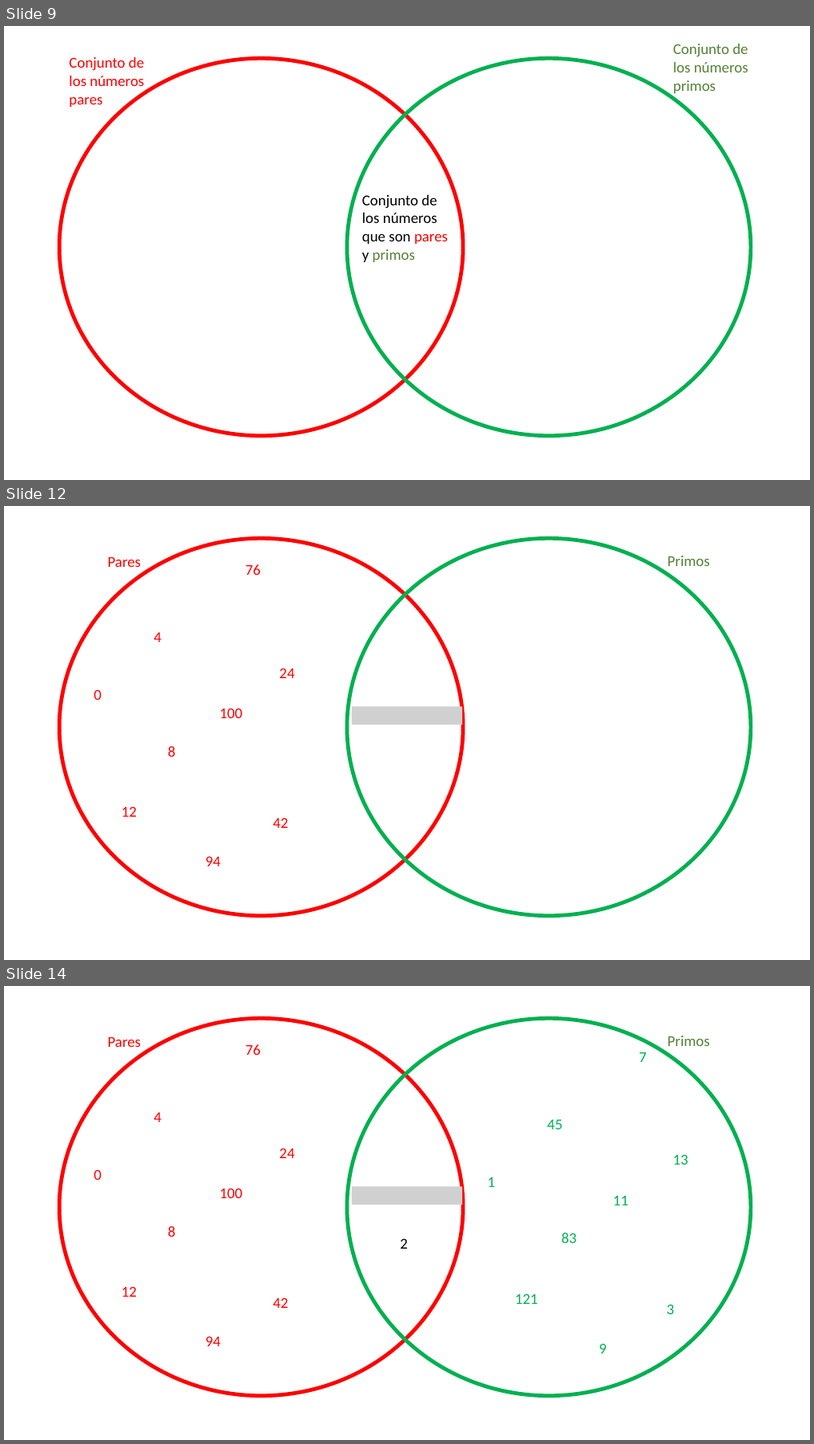
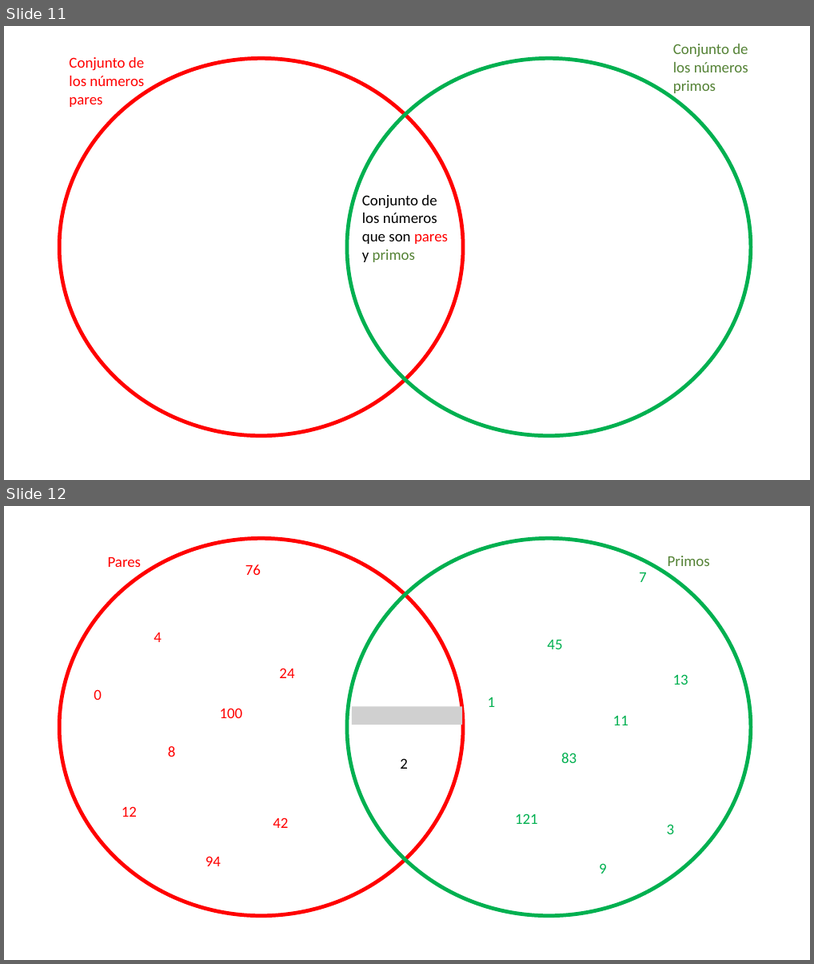
Before and after one commit to Adrifelcha/afchavez-019, a slide deck: JeanPiaget/2019-2020/Cuarentena/Sexto - Clases Remotas/2-InferenciaProbabilística.pptx. Shown one above the other, each under a label of ours: slides 9, 12 and 14 before the commit, slides 11 and 12 after it; the slides between them are not shown. The pictures are 814x1444 and 814x964 pixels, drawn with LibreOffice and Linux fonts; fonts in the diff are those of the drawing; grey boxes stand for pictures. Boxes give left, top, right and bottom in pixels: in the first picture for what was removed or moved away, otherwise in the second. Text is boxed around its words. In the diff, an @@ line names an element or a change of style, - is before the commit and + after.

```diff
--- a/JeanPiaget/2019-2020/Cuarentena/Sexto - Clases Remotas/2-InferenciaProbabilística.pptx
+++ b/JeanPiaget/2019-2020/Cuarentena/Sexto - Clases Remotas/2-InferenciaProbabilística.pptx
@@ slide 12 removed at <box>4,506,810,960</box>, background #FFFFFF @@
@@ ellipse removed at <box>59,538,463,916</box> @@
@@ ellipse removed at <box>347,538,751,916</box> @@
@@ text removed at <box>108,557,142,567</box> @@
-Pares
@@ text removed at <box>246,564,261,575</box> @@
-76
@@ text removed at <box>668,556,710,566</box> @@
-Primos
@@ text removed at <box>154,632,162,642</box> @@
-4
@@ text removed at <box>279,668,294,678</box> @@
-24
@@ text removed at <box>94,689,102,700</box> @@
-0
@@ text removed at <box>220,708,243,718</box> @@
-100
@@ picture removed at <box>352,706,462,724</box> @@
@@ text removed at <box>168,746,176,756</box> @@
-8
@@ text removed at <box>122,806,137,816</box> @@
-12
@@ text removed at <box>273,817,288,828</box> @@
-42
@@ text removed at <box>206,856,221,866</box> @@
-94
@@ what was slide 9 is now slide 11 @@
@@ what was slide 14 is now slide 12 @@
```
Also in this commit, not shown: 14 slides changed, 2 slides added, 58 other slides removed, 5 other files.
